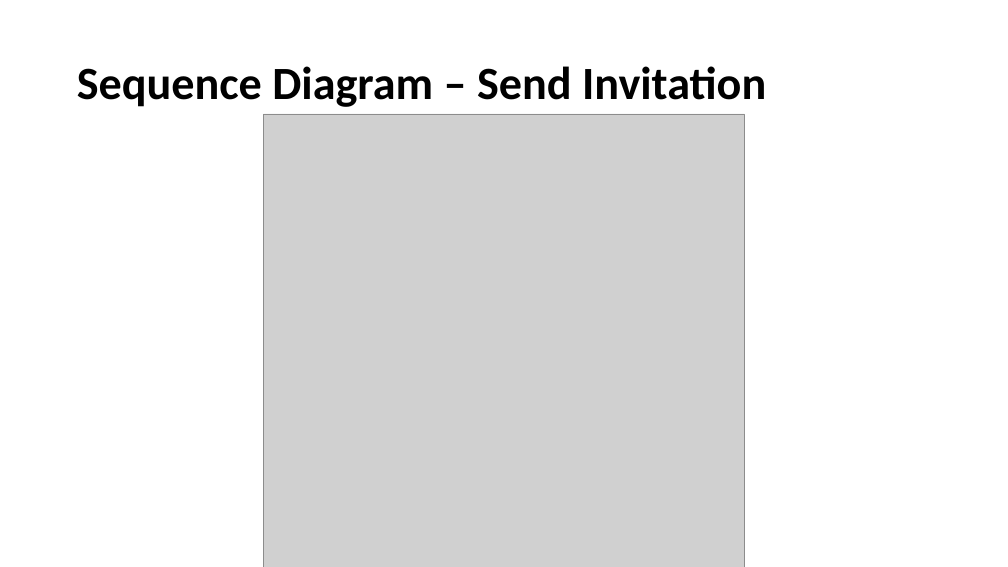
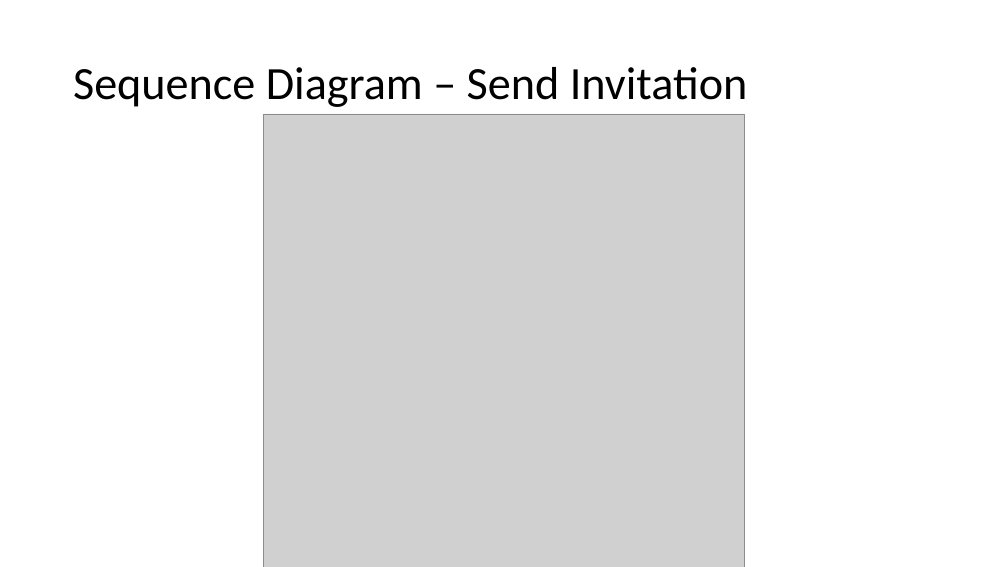
Before and after one commit to Chris-Schaffer/cs414-f18-001-stringCheese, a slide deck: slide 8 of Documents P3/CS 414 Rollerball Project 03.pptx (slide 7 before the commit). Drawn at 1008x567 pixels with LibreOffice and Linux fonts; fonts in the diff are those of the drawing; grey boxes stand for pictures. Boxes give left, top, right and bottom in pixels: in the first picture for what was removed or moved away, otherwise in the second. Text is boxed around its words. In the diff, an @@ line names an element or a change of style, - is before the commit and + after.

```diff
--- a/Documents P3/CS 414 Rollerball Project 03.pptx
+++ b/Documents P3/CS 414 Rollerball Project 03.pptx
@@ title "Sequence Diagram – Send Invitation" at [73,67,748,107]: bold off @@
```
Also in this commit, not shown: 9 other slides changed, 3 slides added.
